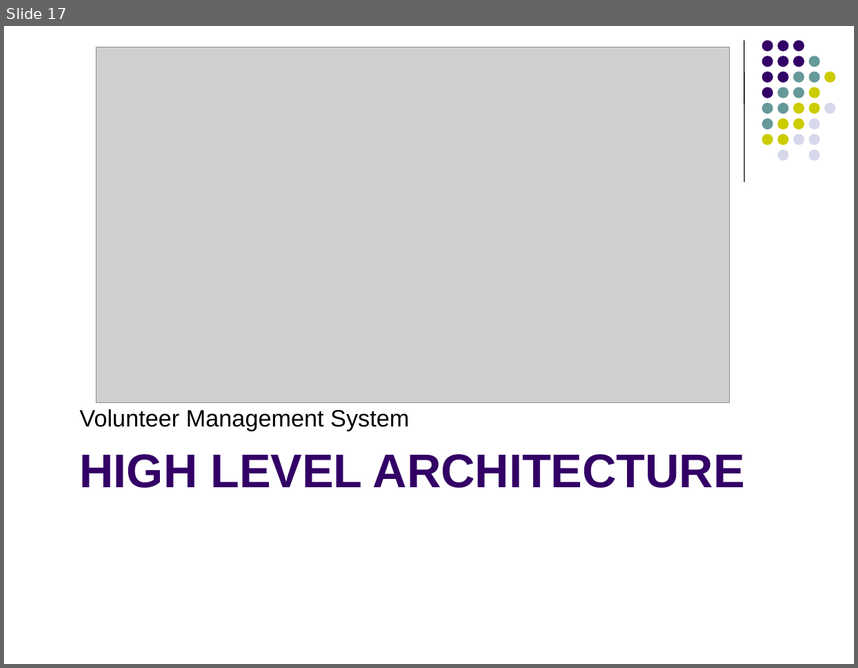
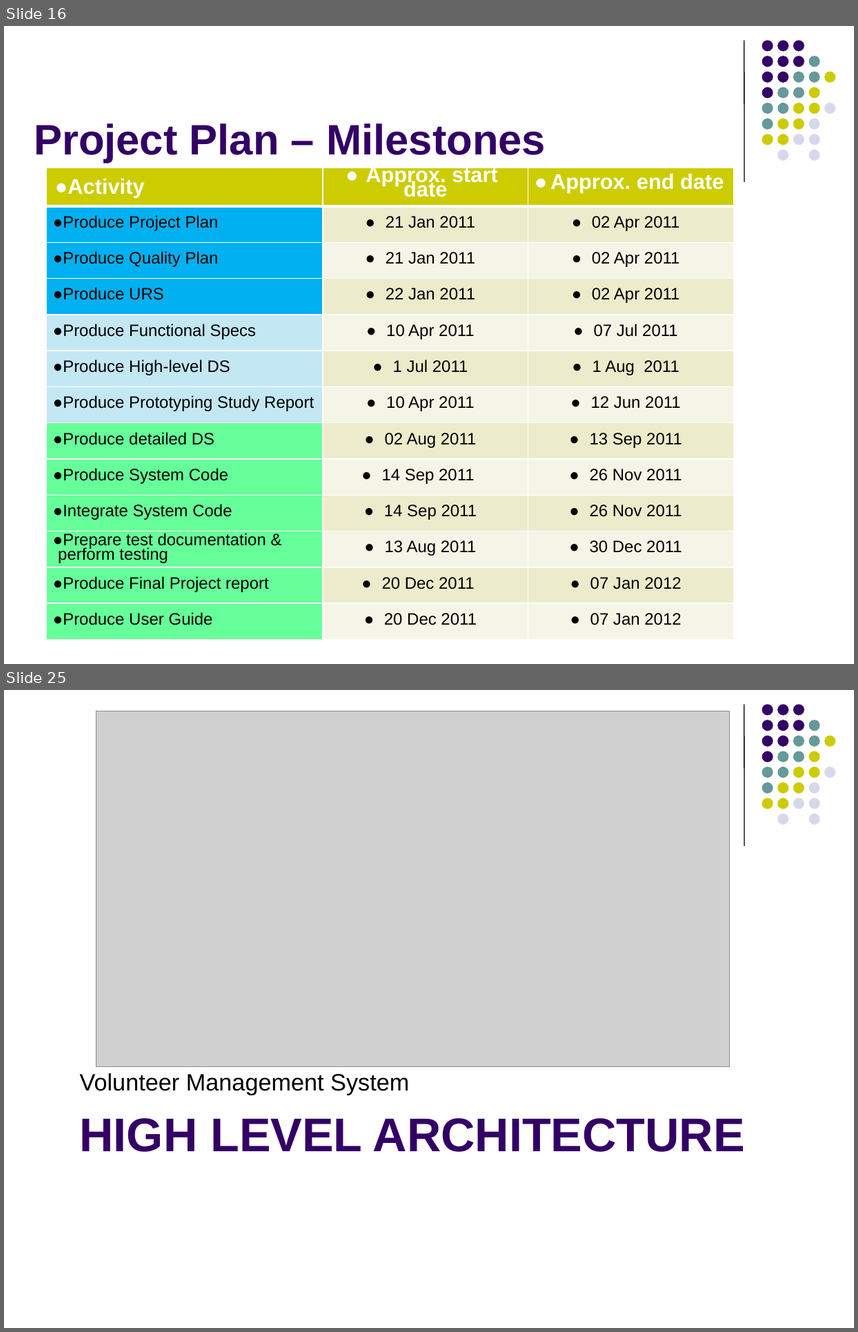
Before and after one commit to imireasa/mtech-se18-t08s, a slide deck: docs/W-9 Working Document/W-9.3 Presentation Slides/Phase1/vms_first_presentation_v0.1a.pptx. Shown one above the other, each under a label of ours: slide 17 before the commit, slides 16 and 25 after it; the slides between them are not shown. The pictures are 858x668 and 858x1332 pixels, drawn with LibreOffice and Linux fonts; fonts in the diff are those of the drawing; grey boxes stand for pictures. Boxes give left, top, right and bottom in pixels: in the first picture for what was removed or moved away, otherwise in the second. Text is boxed around its words. In the diff, an @@ line names an element or a change of style, - is before the commit and + after.

```diff
--- a/docs/W-9 Working Document/W-9.3 Presentation Slides/Phase1/vms_first_presentation_v0.1a.pptx
+++ b/docs/W-9 Working Document/W-9.3 Presentation Slides/Phase1/vms_first_presentation_v0.1a.pptx
@@ slide 16 added at (4,26,854,664), background #FFFFFF; not listed: 32 template elements that a slide beside it also shows @@
@@ title added at (34,123,546,163), 36 pt, text #330066, bold @@
+Project Plan – Milestones
@@ table added at (47,168,734,640), 13 rows, 3 columns @@
+Activity | Approx. start date | Approx. end date
+Produce Project Plan | 21 Jan 2011 | 02 Apr 2011
+Produce Quality Plan | 21 Jan 2011 | 02 Apr 2011
+Produce URS | 22 Jan 2011 | 02 Apr 2011
+Produce Functional Specs | 10 Apr 2011 | 07 Jul 2011
+Produce High-level DS | 1 Jul 2011 | 1 Aug 2011
+Produce Prototyping Study Report | 10 Apr 2011 | 12 Jun 2011
+Produce detailed DS | 02 Aug 2011 | 13 Sep 2011
+Produce System Code | 14 Sep 2011 | 26 Nov 2011
+Integrate System Code | 14 Sep 2011 | 26 Nov 2011
+Prepare test documentation & perform testing | 13 Aug 2011 | 30 Dec 2011
+Produce Final Project report | 20 Dec 2011 | 07 Jan 2012
+Produce User Guide | 20 Dec 2011 | 07 Jan 2012
@@ what was slide 17 is now slide 25 @@
```
Also in this commit, not shown: 8 slides changed, 11 other slides added, 4 slides removed.
